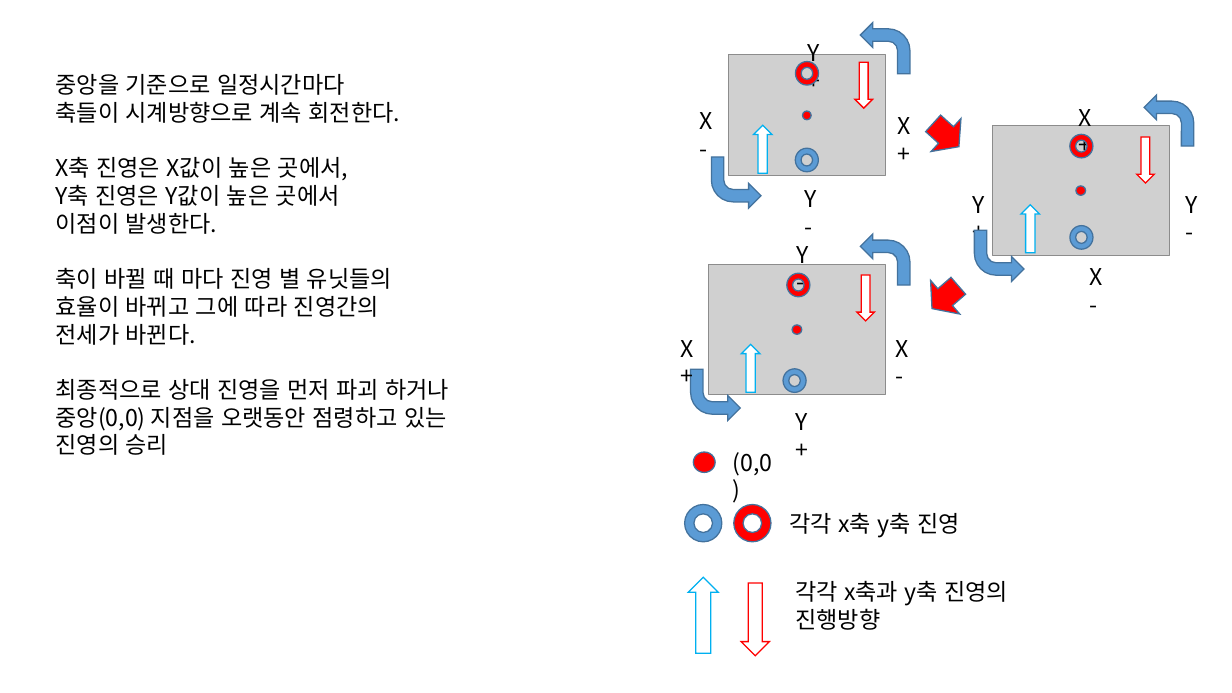
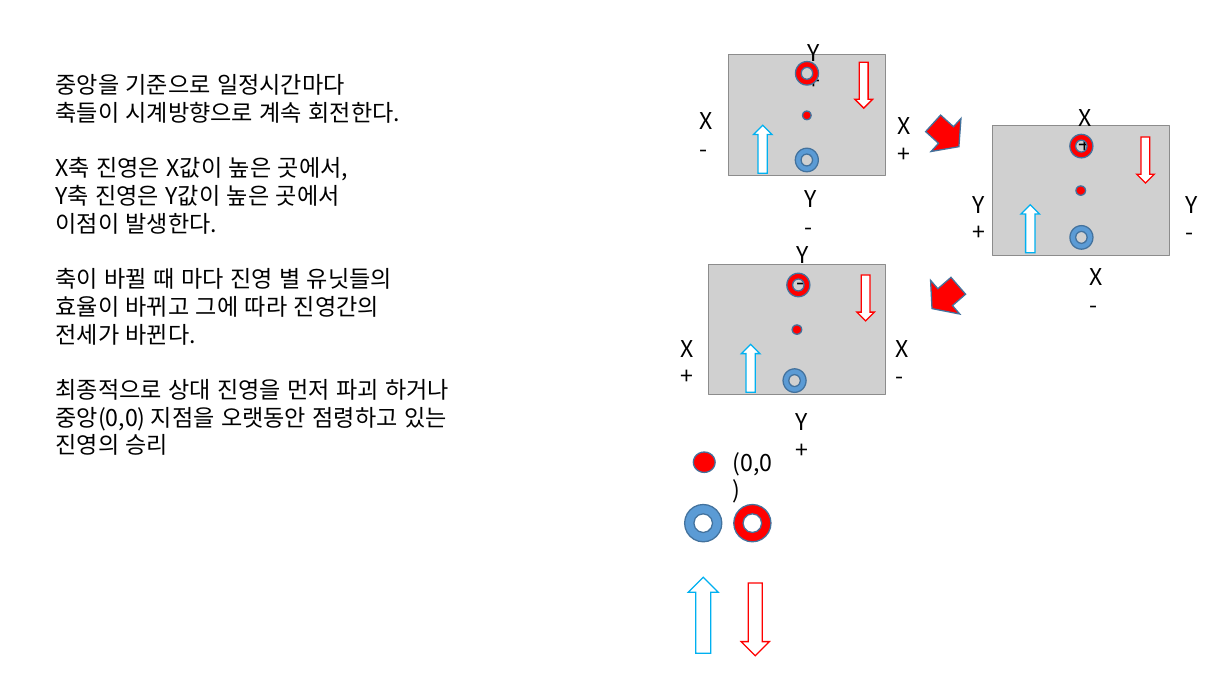
Before and after one commit to NeoFlameS/GSE_HONGSEONGJUN_3_2013156049, a slide deck: slide 3 of 2013156049 홍승준 스토리 기획서.pptx (slide 2 before the commit). Drawn at 1232x693 pixels with LibreOffice and Linux fonts; fonts in the diff are those of the drawing; grey boxes stand for pictures. Boxes give left, top, right and bottom in pixels: in the first picture for what was removed or moved away, otherwise in the second. Text is boxed around its words. In the diff, an @@ line names an element or a change of style, - is before the commit and + after.

```diff
--- a/2013156049 홍승준 스토리 기획서.pptx
+++ b/2013156049 홍승준 스토리 기획서.pptx
@@ group removed at bbox=[690, 23, 1194, 421]: 6 bent arrows @@
@@ text removed at bbox=[789, 512, 960, 537] @@
-각각 x축 y축 진영
@@ text removed at bbox=[795, 580, 1008, 630] @@
-각각 x축과 y축 진영의
-진행방향
```
Also in this commit, not shown: 2 slides added, 1 slide removed, 19 other files.
